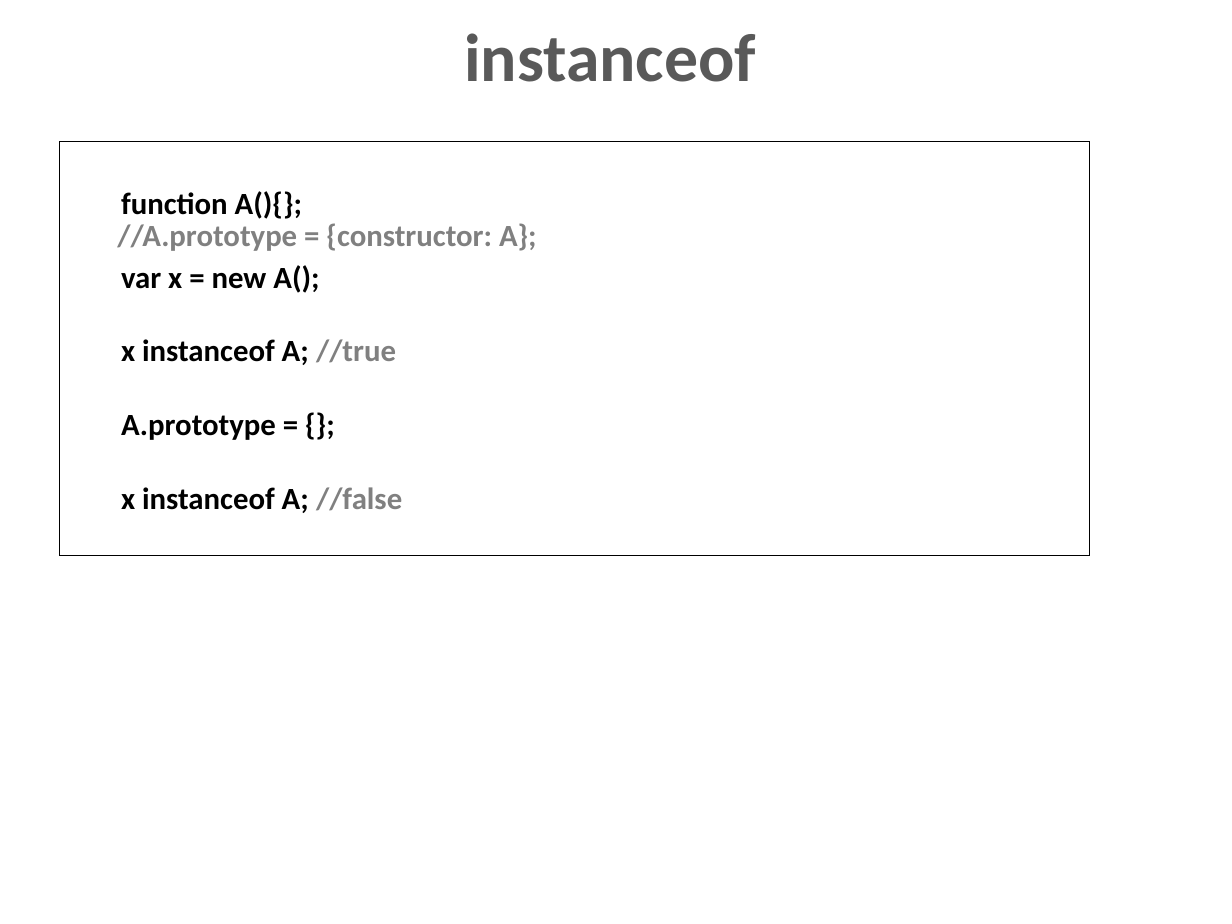
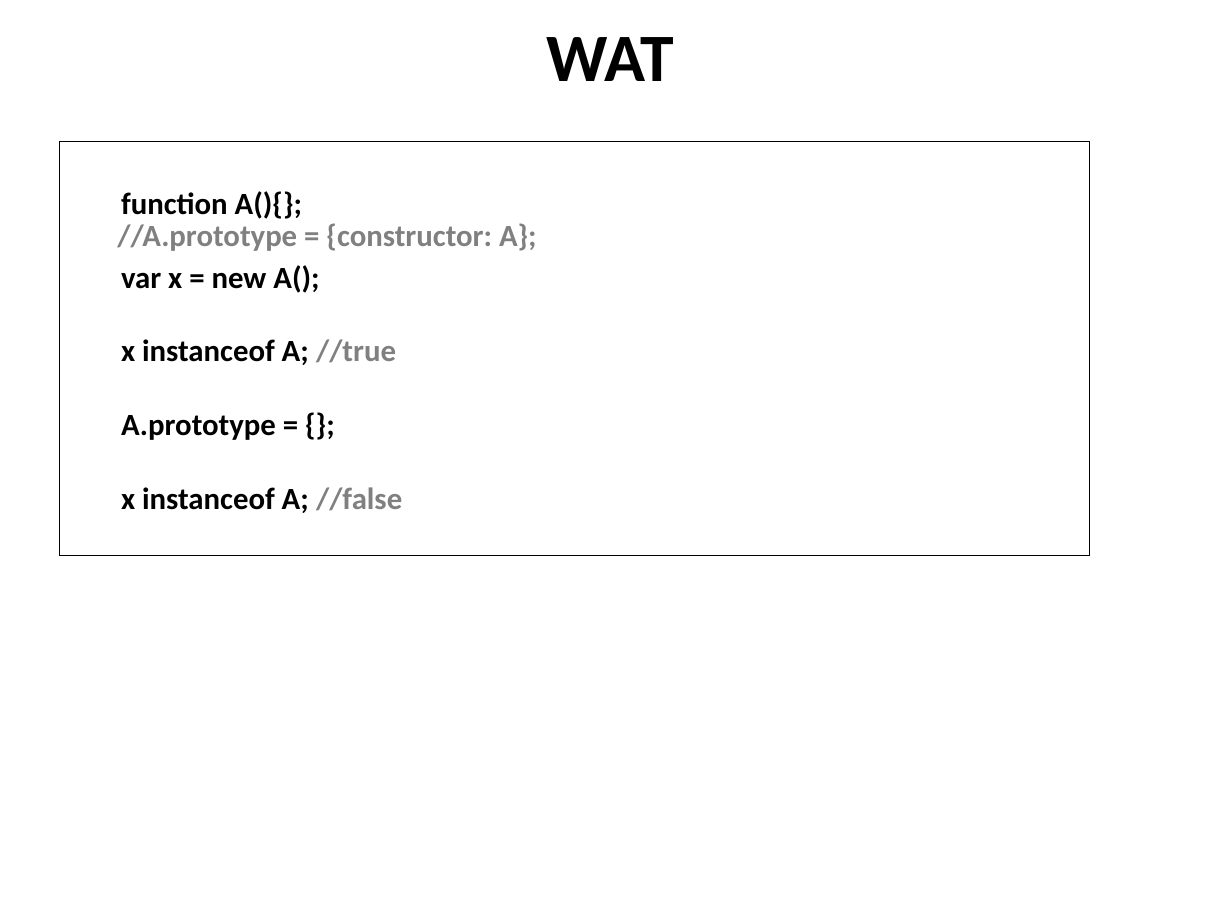
Before and after one commit to dzmitry-varabei/front-end-course, a slide deck: slide 22 of inheritance-in-javascript/Inheritance.pptx. Drawn at 1232x924 pixels with LibreOffice and Linux fonts; fonts in the diff are those of the drawing. Boxes give left, top, right and bottom in pixels: in the first picture for what was removed or moved away, otherwise in the second. Text is boxed around its words. In the diff, an @@ line names an element or a change of style, - is before the commit and + after.

```diff
--- a/inheritance-in-javascript/Inheritance.pptx
+++ b/inheritance-in-javascript/Inheritance.pptx
@@ title at (546, 37, 674, 81): text changed; text colour #595959 to #000000 @@
-instanceof
+WAT
```
Also in this commit, not shown: 13 other slides changed.
